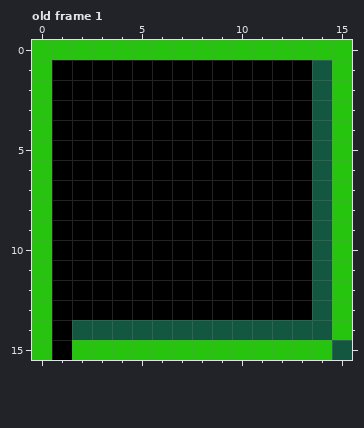
Edited in one commit: pixel-art file (workspace/sprites/tiles.ase). The picture above is the old version.
16x16 pixels, 5 frames. Shown: old frame 1. The commit also changed other frames, which this record leaves out.
Once edited:
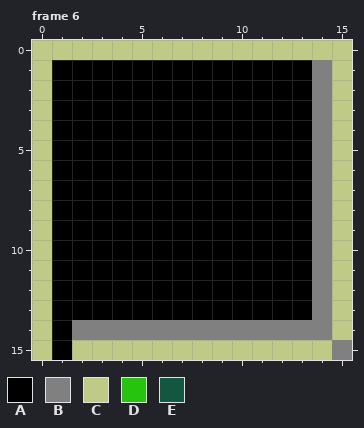
Palette (. is transparent): A #000000  B #808080  C #bfca87  D #26c30f  E #135740
A new or re-ordered frame is compared with the old frame closest to it.
What changed:
frames 5 -> 9
Changed rows in their new state; - is an unchanged pixel.
Frame 6 is new; against old frame 1:
first column x 0:
 0 CCCCCCCCCCCCCCCC
 1 C-------------BC
 2 C-------------BC
 3 C-------------BC
 4 C-------------BC
 5 C-------------BC
 6 C-------------BC
 7 C-------------BC
 8 C-------------BC
 9 C-------------BC
10 C-------------BC
11 C-------------BC
12 C-------------BC
13 C-------------BC
14 C-BBBBBBBBBBBBBC
15 C-CCCCCCCCCCCCCB
Changed places in both pictures, as pixel boxes (x1, y1, x2, y2):
changed: (32, 40, 352, 360)
